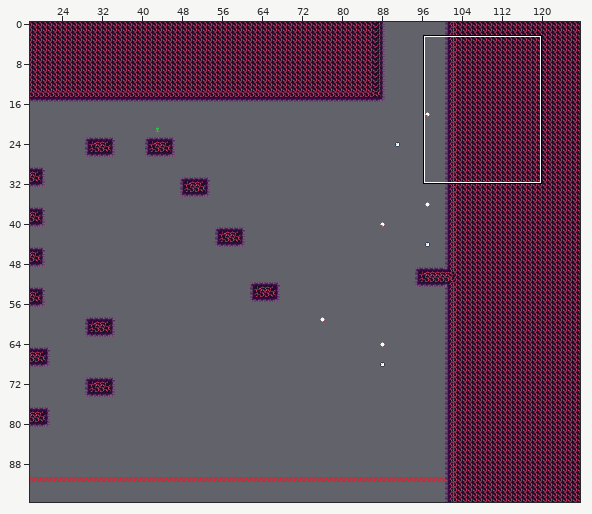
Two versions of a level (Tiled map (JSON), assets/world/room/fire7.json). Above, an overview of the earlier version with the close-up marked.
Close-up. Before:
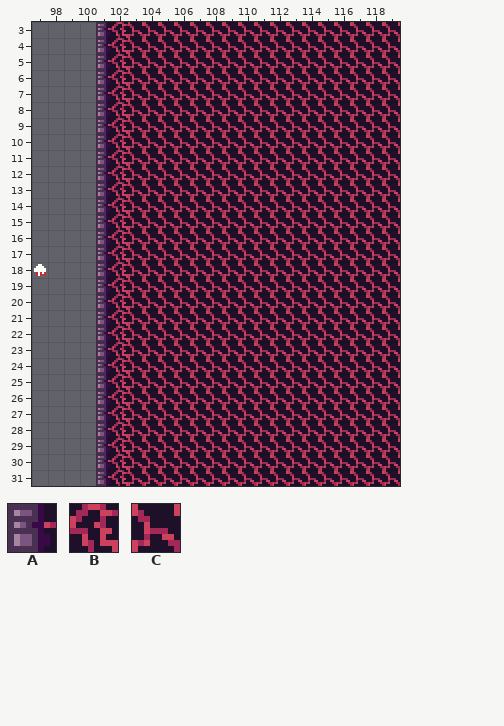
Cells are 8x8 px. Shown: x 97..119, y 3..31. The commit also changed other parts of the map, which this record leaves out.
Key: from "fire": A 13, B 62, C 63.
_ is an empty cell.
Layers that did not change in this view are not listed.
Layer "map" before, first column x 97:
 3 ____ABCCCCCCCCCCCCCCCCC
 4 ____ABCCCCCCCCCCCCCCCCC
 5 ____ABCCCCCCCCCCCCCCCCC
 6 ____ABCCCCCCCCCCCCCCCCC
 7 ____ABCCCCCCCCCCCCCCCCC
 8 ____ABCCCCCCCCCCCCCCCCC
 9 ____ABCCCCCCCCCCCCCCCCC
10 ____ABCCCCCCCCCCCCCCCCC
11 ____ABCCCCCCCCCCCCCCCCC
12 ____ABCCCCCCCCCCCCCCCCC
13 ____ABCCCCCCCCCCCCCCCCC
14 ____ABCCCCCCCCCCCCCCCCC
15 ____ABCCCCCCCCCCCCCCCCC
16 ____ABCCCCCCCCCCCCCCCCC
17 ____ABCCCCCCCCCCCCCCCCC
18 ____ABCCCCCCCCCCCCCCCCC
19 ____ABCCCCCCCCCCCCCCCCC
20 ____ABCCCCCCCCCCCCCCCCC
21 ____ABCCCCCCCCCCCCCCCCC
22 ____ABCCCCCCCCCCCCCCCCC
23 ____ABCCCCCCCCCCCCCCCCC
24 ____ABCCCCCCCCCCCCCCCCC
25 ____ABCCCCCCCCCCCCCCCCC
26 ____ABCCCCCCCCCCCCCCCCC
27 ____ABCCCCCCCCCCCCCCCCC
28 ____ABCCCCCCCCCCCCCCCCC
29 ____ABCCCCCCCCCCCCCCCCC
30 ____ABCCCCCCCCCCCCCCCCC
31 ____ABCCCCCCCCCCCCCCCCC
After the commit:
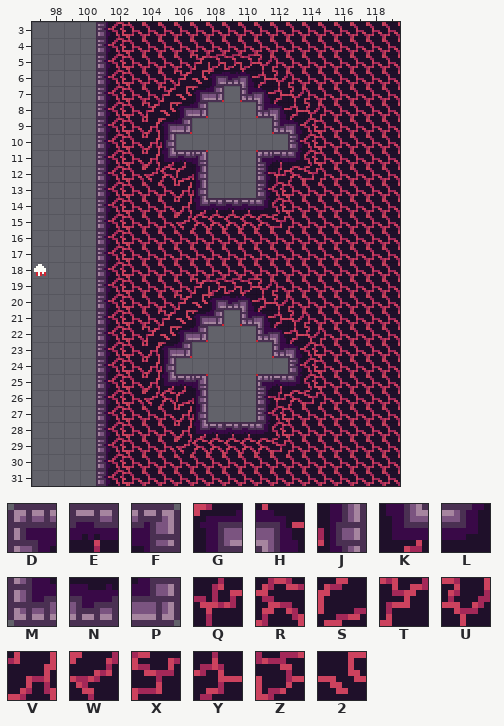
Further tiles: from "fire": D 0, E 1, F 2, G 3, H 4, J 15, K 16, L 17, M 26, N 27, P 28, Q 49, R 50, S 51, T 60, U 61, V 64, W 73, X 74, Y 75, Z 76, 2 77.
From old to new:
Changed rows in their new state; . is an unchanged cell.
Layer "draft":
first column x 106:
 7 ..._...
 8 ..___..
 9 ._____.
10 _______
11 ..___..
12 ..___..
13 ..___..
first column x 106:
21 ..._...
22 ..___..
23 ._____.
24 _______
25 ..___..
26 ..___..
27 ..___..
Layer "map":
first column x 104:
 5 ...TZZZU...
 6 ..T2GNHYU..
 7 .T2GP_MHYU.
 8 T2GP___MHYU
 9 VGP_____MHB
10 VJ_______AB
11 VKEF___DELB
12 WRSJ___AQRX
13 ..VJ___AB..
14 ..VKEEELB..
15 ..WRRRRRX..
first column x 104:
19 ...TZZZU...
20 ..T2GNHYU..
21 .T2GP_MHYU.
22 T2GP___MHYU
23 VGP_____MHB
24 VJ_______AB
25 VKEF___DELB
26 WRSJ___AQRX
27 ..VJ___AB..
28 ..VKEEELB..
29 ..WRRRRRX..
Where, in picture pixels (left, top, right, bottom), the same in both close-ups:
changed: (144, 54, 320, 230)
changed: (144, 278, 320, 454)
